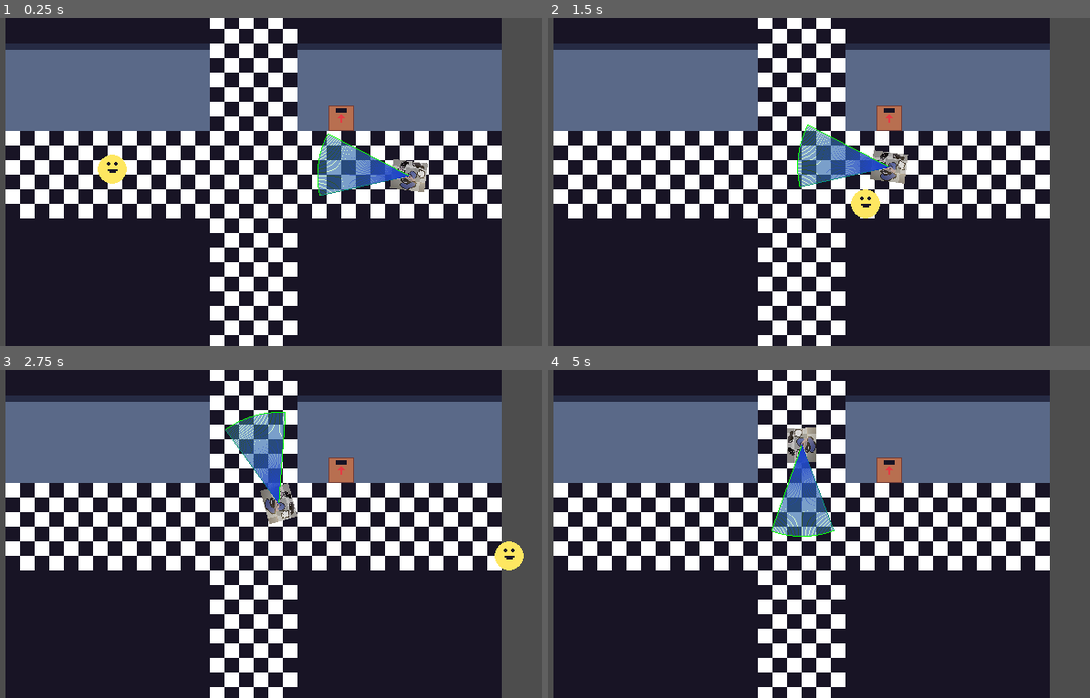
Above: before the commit, frames 1-4 (two rows, left to right).
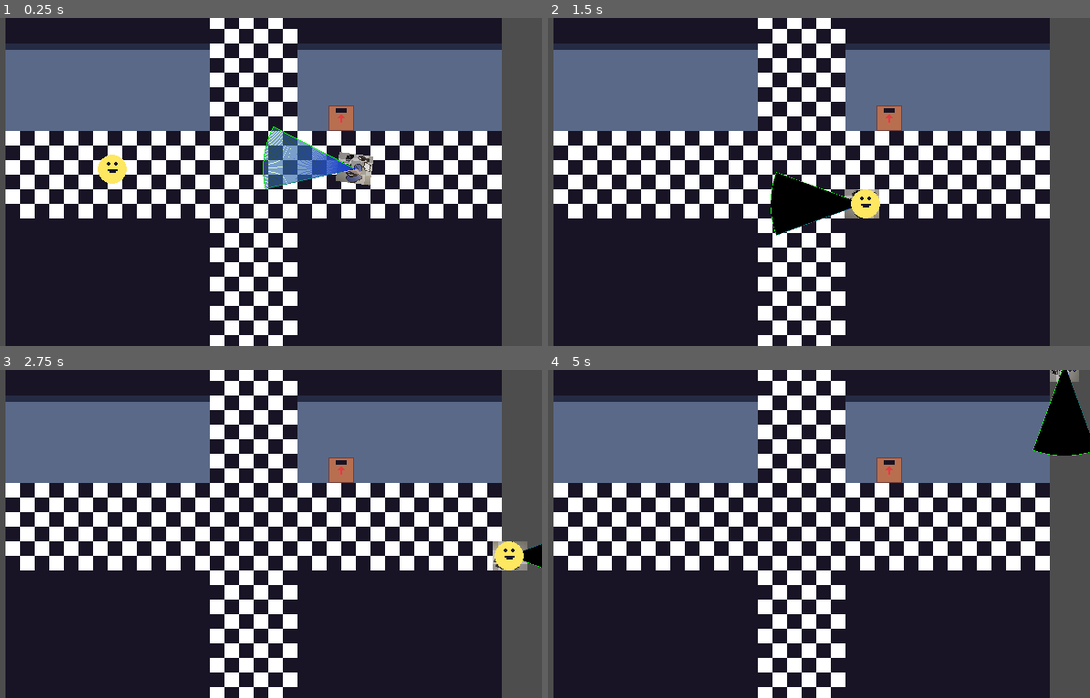
Above: after the commit, the same moments.

Repository: afreemanio/ggj-2024
Game: Godot game, scene res://DEMOS/ChaseStateDemoScene.tscn
Same seed, same stepped clock (60 frames per second), same inputs: the game is played once before the commit and once after it. This scene is started directly instead of the project's main scene.
Inputs (mouse positions are in pixels of both pictures, inside the frame that each line leads up to):
- Up to frame 1 (0.25 s): no input
- Up to frame 2 (1.5 s): tap Enter (ui_accept) at 0.5, 0.77 s; move the mouse to (927, 165) at 0.52 s; hold D (RIGHT) 0.53-1.28 s; tap Space (SPACE) at 0.6 s; click (927, 165) at 0.67 s; move the mouse to (683, 198) at 1.27 s; hold S (DOWN) from 1.28 s (still down); tap F at 1.35 s; click (683, 198) at 1.42 s
- Up to frame 3 (2.75 s): tap Enter (ui_accept) at 1.52 s; move the mouse to (308, 461) at 2.02 s; release S (DOWN) at 2.03 s; hold D (RIGHT) from 2.03 s (still down); tap Space (SPACE) at 2.1 s; click (308, 461) at 2.17 s
- Up to frame 4 (5 s): move the mouse to (770, 599) at 2.77 s; release D (RIGHT) at 2.78 s; hold W (UP) 2.78-3.53 s; tap F at 2.85, 4.35 s; click (770, 599) at 2.92 s; tap Enter (ui_accept) at 3.02, 3.77, 4.52 s; move the mouse to (970, 583) at 3.52 s; hold A (LEFT) from 3.53 s (still down); tap Space (SPACE) at 3.6 s; click (970, 583) at 3.67 s; move the mouse to (623, 484) at 4.27 s; click (623, 484) at 4.42 s

The runs differ from the first frame. In frame 1, 3.6% of the frame differs, in the area x 48-79%, y 33-55%; in frame 2, 4.0%, in the area x 41-67%, y 32-67%; in frame 3, 2.5%; in frame 4, 3.9%.

Commit message:
feat: Transition between guard path follow and player chase

Diff:
--- a/DEMOS/ChaseStateDemoScene.tscn
+++ b/DEMOS/ChaseStateDemoScene.tscn
@@ -15,13 +15,12 @@
 [node name="TileMap" parent="." instance=ExtResource("1_ympuf")]
 position = Vector2(-13, -56)
 
-[node name="BlueGuard" parent="." instance=ExtResource("2_tysaj")]
+[node name="BlueGuard" parent="." node_paths=PackedStringArray("target", "move_on_path") instance=ExtResource("2_tysaj")]
 position = Vector2(448, 120)
-
-[node name="EnemyFollowPathState" parent="BlueGuard/FiniteStateMachine" index="2" node_paths=PackedStringArray("move_on_path")]
-is_rotating = true
-move_on_path = NodePath("../../../PatrolPath/PathFollow2D")
-movement_speed = 1.0
+acceleration = 5000.0
+target = NodePath("../Player")
+move_on_path = NodePath("../PatrolPath/PathFollow2D")
+movement_speed = 5.0
 
 [node name="Player" parent="." instance=ExtResource("3_5ncme")]
 position = Vector2(104, 114)
--- a/entities/enemies/BlueGuard.gd
+++ b/entities/enemies/BlueGuard.gd
@@ -2,6 +2,8 @@
 
 @export var max_speed = 500.0
 # @export var acceleration = 50.0
+# @export var acceleration = 1000.0
+# @export var acceleration = 1000000.0 # basically instant movement
 @export var acceleration = 1000.0
 @onready var ray_cast_2d = $"RayCast2D"
 # temporary code to follow the mouse
@@ -10,6 +12,8 @@
 @onready var enemy_wander_state = $FiniteStateMachine/EnemyWanderState as EnemyWanderState
 @onready var enemy_chase_state = $FiniteStateMachine/EnemyChaseState as EnemyChaseState
 @onready var enemy_follow_path_state = $FiniteStateMachine/EnemyFollowPathState as EnemyFollowPathState
+@onready var enemy_captured_player_state = $FiniteStateMachine/EnemyCapturedPlayerState as EnemyCapturedPlayerState
+@onready var hitbox = $Hitbox
 
 func _ready():
 	# connect the enemy wander state found player signal to the
@@ -33,3 +37,8 @@
 func _on_vision_cone_area_body_exited(body: Node2D) -> void:
 	pass
 	# print("%s stopped seeing %s" % [self, body])
+
+func _on_hitbox_body_entered(body):
+	print("PLAYER CAPTURED")
+	#fsm.change_state(enemy_captured_player_state)
+	pass # Replace with function body.
--- a/entities/enemies/BlueGuard.tscn
+++ b/entities/enemies/BlueGuard.tscn
@@ -7,6 +7,7 @@
 [ext_resource type="Script" path="res://entities/enemies/enemy_chase_state.gd" id="5_r7886"]
 [ext_resource type="Script" path="res://entities/enemies/enemy_follow_path_state.gd" id="6_5n7y7"]
 [ext_resource type="PackedScene" uid="uid://kf8tqdlm8c5t" path="res://addons/vision_cone_2d/vision_cone_2d_template.tscn" id="6_pn2wh"]
+[ext_resource type="Script" path="res://entities/enemies/enemy_captured_player_state.gd" id="7_ds8lg"]
 
 [sub_resource type="SpriteFrames" id="SpriteFrames_s8vds"]
 animations = [{
@@ -30,6 +31,9 @@
 [sub_resource type="CircleShape2D" id="CircleShape2D_kskxo"]
 radius = 16.0
 
+[sub_resource type="CircleShape2D" id="CircleShape2D_doqb8"]
+radius = 21.0
+
 [node name="BlueGuard" type="CharacterBody2D"]
 collision_layer = 4
 script = ExtResource("1_g77j2")
@@ -47,7 +51,7 @@
 texture = ExtResource("2_wwsd1")
 flip_h = true
 
-[node name="CollisionShape2D" type="CollisionShape2D" parent="."]
+[node name="Wallbox" type="CollisionShape2D" parent="."]
 shape = SubResource("CircleShape2D_kskxo")
 
 [node name="FiniteStateMachine" type="Node2D" parent="." node_paths=PackedStringArray("state")]
@@ -73,6 +77,13 @@
 vision_cast = NodePath("../../RayCast2D")
 vision_renderer = NodePath("../../VisionCone2D/VisionConeRenderer")
 
+[node name="EnemyCapturedPlayerState" type="Node2D" parent="FiniteStateMachine" node_paths=PackedStringArray("actor", "animator", "vision_cast", "vision_renderer")]
+script = ExtResource("7_ds8lg")
+actor = NodePath("../..")
+animator = NodePath("../../AnimatedSprite2D")
+vision_cast = NodePath("../../RayCast2D")
+vision_renderer = NodePath("../../VisionCone2D/VisionConeRenderer")
+
 [node name="RayCast2D" type="RayCast2D" parent="."]
 
 [node name="VisionCone2D" parent="." instance=ExtResource("6_pn2wh")]
@@ -86,9 +97,17 @@
 [node name="VisionConeArea" parent="VisionCone2D" index="1"]
 collision_mask = 2
 
+[node name="Hitbox" type="Area2D" parent="."]
+collision_layer = 0
+collision_mask = 2
+
+[node name="HitboxArea" type="CollisionShape2D" parent="Hitbox"]
+shape = SubResource("CircleShape2D_doqb8")
+
 [connection signal="body_entered" from="VisionCone2D/VisionConeArea" to="." method="_on_vision_cone_area_body_entered"]
 [connection signal="body_entered" from="VisionCone2D/VisionConeArea" to="FiniteStateMachine/EnemyFollowPathState" method="_on_vision_cone_area_body_entered"]
 [connection signal="body_exited" from="VisionCone2D/VisionConeArea" to="." method="_on_vision_cone_area_body_exited"]
 [connection signal="body_exited" from="VisionCone2D/VisionConeArea" to="FiniteStateMachine/EnemyFollowPathState" method="_on_vision_cone_area_body_exited"]
+[connection signal="body_entered" from="Hitbox" to="." method="_on_hitbox_body_entered"]
 
 [editable path="VisionCone2D"]
--- a/entities/enemies/Enemy.gd
+++ b/entities/enemies/Enemy.gd
@@ -1 +1,11 @@
 class_name Enemy extends CharacterBody2D
+
+@export var target: Node2D
+@export_group("Rotation")
+@export var is_rotating = false
+@export var rotation_speed = 0.1
+@export var rotation_angle = 90
+
+@export_group("Movement")
+@export var move_on_path: PathFollow2D
+@export var movement_speed = 0.1
--- /dev/null
+++ b/entities/enemies/enemy_captured_player_state.gd
@@ -0,0 +1,47 @@
+class_name EnemyCapturedPlayerState extends State
+
+# Dependencies - if it doesn't have these, it won't work
+@export var actor: Enemy
+@export var animator: AnimatedSprite2D
+@export var vision_cast: RayCast2D
+
+signal found_player
+@export var vision_renderer: Polygon2D
+@export var alert_color: Color
+
+@export_group("Rotation")
+@export var is_rotating = false
+@export var rotation_speed = 0.1
+@export var rotation_angle = 90
+
+@export_group("Movement")
+@export var move_on_path: PathFollow2D
+@export var movement_speed = 0.1
+@onready var pos_start = position.x
+
+@onready var original_color = vision_renderer.color if vision_renderer else Color.WHITE
+@onready var rot_start = rotation
+
+
+# Called when the node enters the scene tree for the first time.
+func _ready():
+	#print("STARTED PATH FOLLOWING")
+	set_physics_process(false)
+	pass # Replace with function body.
+
+# Implements enter state:
+func _enter_state() -> void:
+	print("ENTER STATE CAPTURED PLAYER")
+	set_physics_process(true)
+	# animator.play("move")
+	# if actor.velocity == Vector2.ZERO:
+	# 	actor.velocity = Vector2.RIGHT.rotated(randf_range(0, TAU)) * actor.max_speed
+
+
+func _exit_state() -> void:
+	set_physics_process(false)
+
+
+
+func _physics_process(delta: float) -> void:
+	pass
--- a/entities/enemies/enemy_chase_state.gd
+++ b/entities/enemies/enemy_chase_state.gd
@@ -25,16 +25,21 @@
 
 # Called every frame. 'delta' is the elapsed time since the previous frame.
 func _physics_process(delta):
-	animator.scale.x = -sign(actor.velocity.x)
-	if animator.scale.x == 0.0:
-		animator.scale.x = 1.0
+	# ! We want him to nav to the player's current location
+	# animator.scale.x = -sign(actor.velocity.x)
+	# if animator.scale.x == 0.0:
+	# 	animator.scale.x = 1.0
+
 	# actor's position, mouse position relative to the actor (GLOBAL is relative to the global base)
-	var direction = Vector2.ZERO.direction_to(actor.get_local_mouse_position())
-	var test = actor.max_speed
+	# var direction = Vector2.ZERO.direction_to(target.position)
+	# ! direction is direction between actor and player
+	var direction = actor.global_position.direction_to(actor.target.global_position)
 	actor.velocity = actor.velocity.move_toward(
 		direction * actor.max_speed, actor.acceleration * delta
 	)
 	actor.move_and_slide()
-	if vision_cast.is_colliding():
-		lost_player.emit()
+	actor.look_at(global_position + actor.velocity)
+	print("test")
+	#if vision_cast.is_colliding():
+		#lost_player.emit()
 	pass
--- a/entities/enemies/enemy_follow_path_state.gd
+++ b/entities/enemies/enemy_follow_path_state.gd
@@ -9,14 +9,14 @@
 @export var vision_renderer: Polygon2D
 @export var alert_color: Color
 
-@export_group("Rotation")
-@export var is_rotating = false
-@export var rotation_speed = 0.1
-@export var rotation_angle = 90
+# @export_group("Rotation")
+# @export var is_rotating = false
+# @export var rotation_speed = 0.1
+# @export var rotation_angle = 90
 
-@export_group("Movement")
-@export var move_on_path: PathFollow2D
-@export var movement_speed = 0.1
+# @export_group("Movement")
+# @export var move_on_path: PathFollow2D
+# @export var movement_speed = 0.1
 @onready var pos_start = position.x
 
 @onready var original_color = vision_renderer.color if vision_renderer else Color.WHITE
@@ -55,19 +55,22 @@
 
 
 func _physics_process(delta: float) -> void:
-	if is_rotating:
-		rotation = rot_start + sin(Time.get_ticks_msec()/1000. * rotation_speed) * deg_to_rad(rotation_angle/2.)
-	if move_on_path:
-		move_on_path.progress += movement_speed
-		actor.global_position = move_on_path.position
-		actor.rotation = move_on_path.rotation
+	if actor.is_rotating:
+		actor.rotation = actor.rot_start + sin(Time.get_ticks_msec()/1000. * actor.rotation_speed) * deg_to_rad(actor.rotation_angle/2.)
+	if actor.move_on_path:
+		# print("MOVING ON PATH")
+		# print("GOING TO:")
+		# print(actor.move_on_path.position)
+		actor.move_on_path.progress += actor.movement_speed
+		actor.global_position = actor.move_on_path.position
+		actor.rotation = actor.move_on_path.rotation
 
 
 
 func _on_vision_cone_area_body_entered(body):
 	vision_renderer.color = alert_color
 	print("FOUND PLAYER")
-	# found_player.emit()
+	found_player.emit()
 	pass # Replace with function body.
 
 
--- a/player/Player.gd
+++ b/player/Player.gd
@@ -4,7 +4,7 @@
 
 func _ready():
 	## TODO: Maybe can be removed
-	%PhantomCamera2D.set_follow_target_node(%CharacterBody2D)
+	# %PhantomCamera2D.set_follow_target_node(%CharacterBody2D)
 	%PhantomCamera2D.is_active()
 
 func _physics_process(delta):
Not shown, changed: addons/vision_cone_2d/examples/enemy.gd
Not shown: 1 places in entities/enemies/BlueGuard.tscn that only renumber resources
